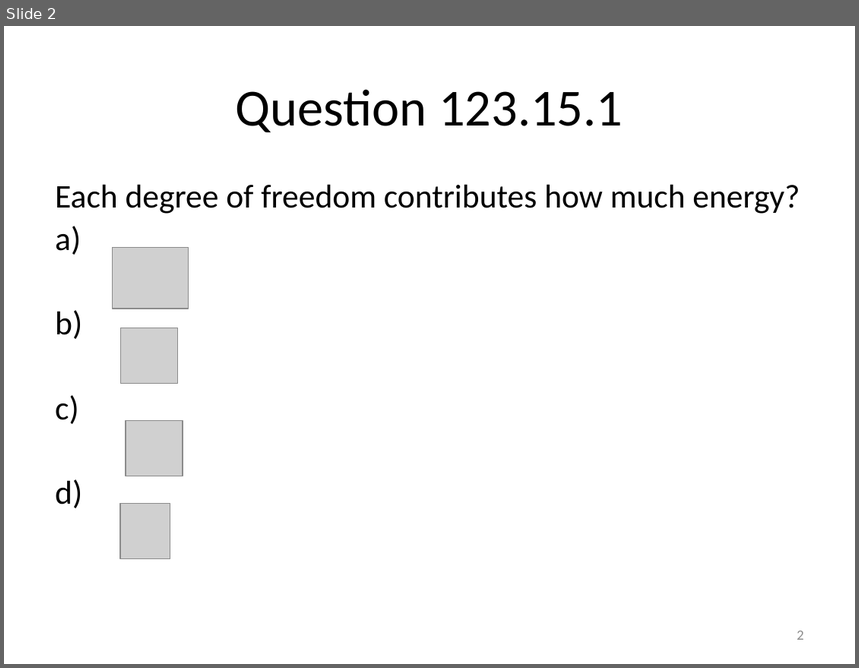
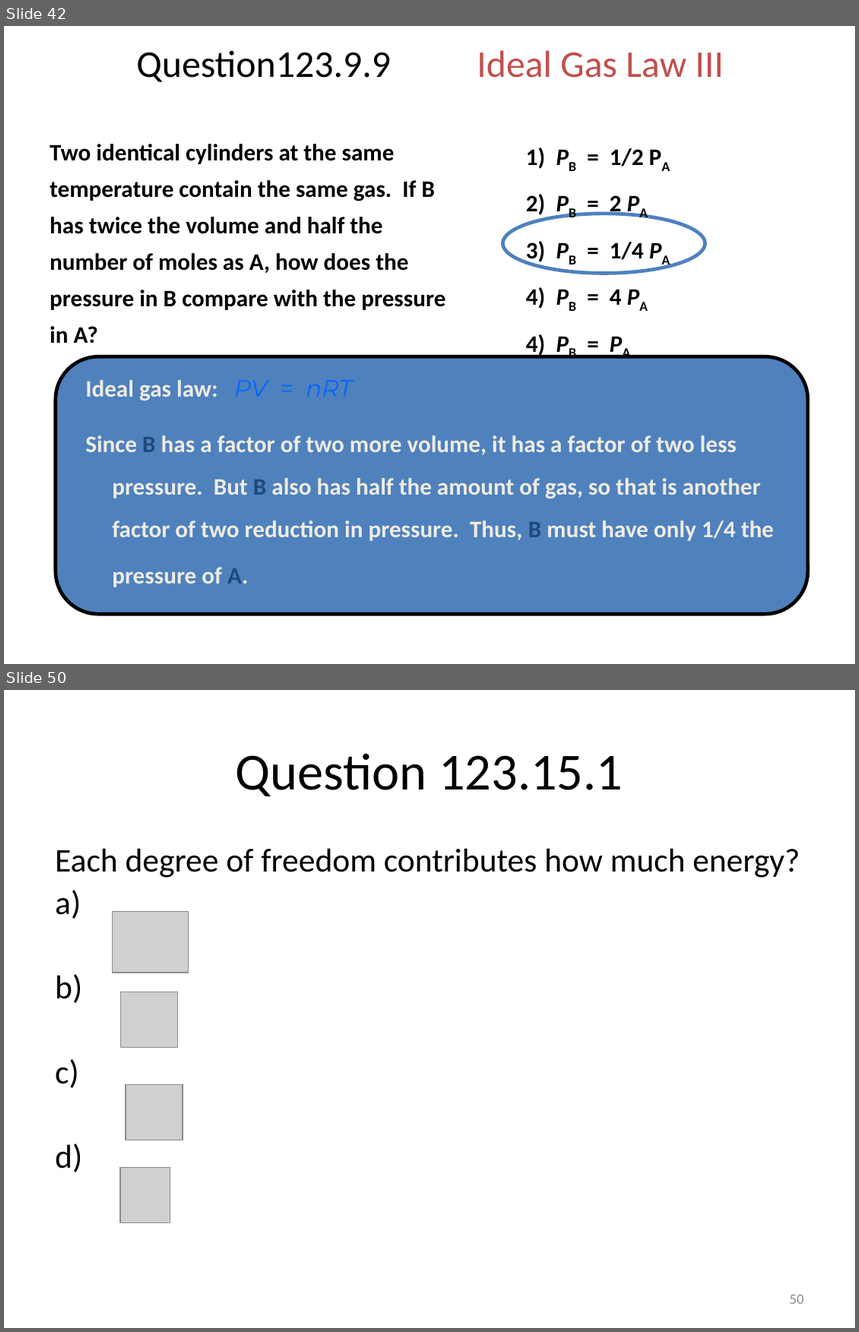
Before and after one commit to rtlines/Introductory-Physics-II, a slide deck: Lecture_Slides/PH 123 Lecture 31.pptx. Shown one above the other, each under a label of ours: slide 2 before the commit, slides 42 and 50 after it; the slides between them are not shown. The pictures are 859x668 and 859x1332 pixels, drawn with LibreOffice and Linux fonts; fonts in the diff are those of the drawing; grey boxes stand for pictures. Boxes give left, top, right and bottom in pixels: in the first picture for what was removed or moved away, otherwise in the second. Text is boxed around its words. In the diff, an @@ line names an element or a change of style, - is before the commit and + after.

```diff
--- a/Lecture_Slides/PH 123 Lecture 31.pptx
+++ b/Lecture_Slides/PH 123 Lecture 31.pptx
@@ slide 42 added at box(4, 26, 855, 664), background #FFFFFF @@
@@ title added at box(136, 50, 724, 82), 32 pt, text #000000 @@
+Question123.9.9 Ideal Gas Law III
@@ text added at box(50, 144, 446, 343), 20 pt, text #000000, bold @@
+Two identical cylinders at the same temperature contain the same gas. If B has twice the volume and half the number of moles as A, how does the pressure in B compare with the pressure in A?
@@ text added at box(526, 148, 644, 357), 20 pt, text #000000, bold @@
+1) PB = 1/2 PA
+2) PB = 2 PA
+3) PB = 1/4 PA
+4) PB = 4 PA
+4) PB = PA
@@ ellipse added at box(503, 213, 705, 273), outline #4F81BD 3 pt @@
@@ rounded rectangle added at box(56, 357, 808, 615), fill #4F81BD, outline #000000 3 pt @@
@@ text added at box(85, 380, 774, 588), 20 pt, text #EEECE1, bold @@
+Ideal gas law: PV = nRT
+Since B has a factor of two more volume, it has a factor of two less pressure. But B also has half the amount of gas, so that is another factor of two reduction in pressure. Thus, B must have only 1/4 the pressure of A.
@@ what was slide 2 is now slide 50 @@
@@ page number at box(790, 1295, 804, 1304): text changed @@
-2
+50
```
Also in this commit, not shown: 48 other slides added, 1 slide removed, 39 other files.
